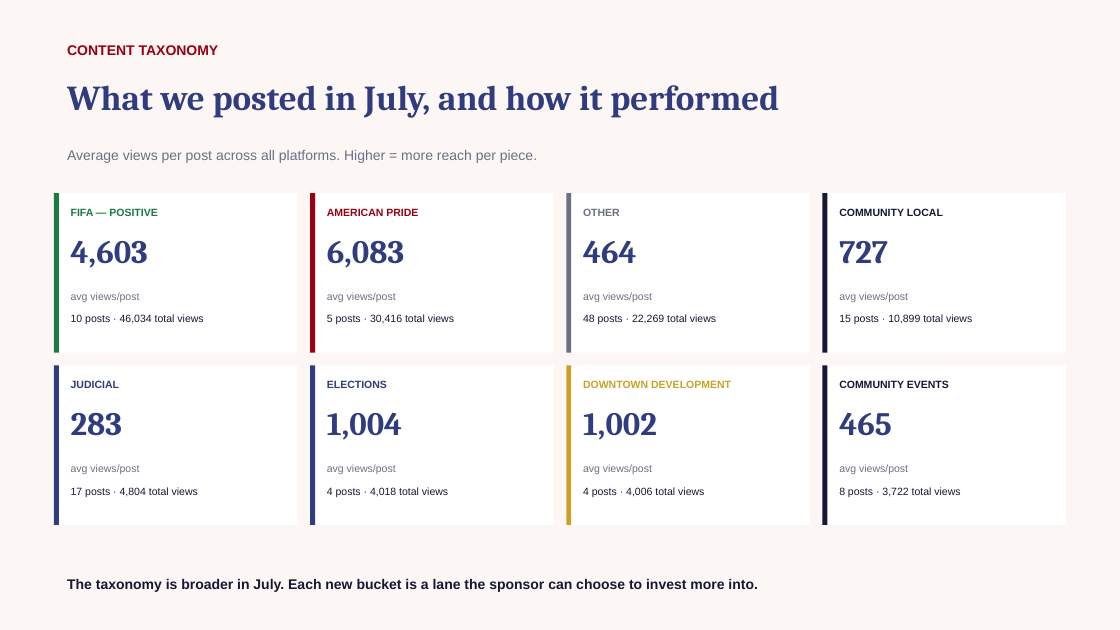
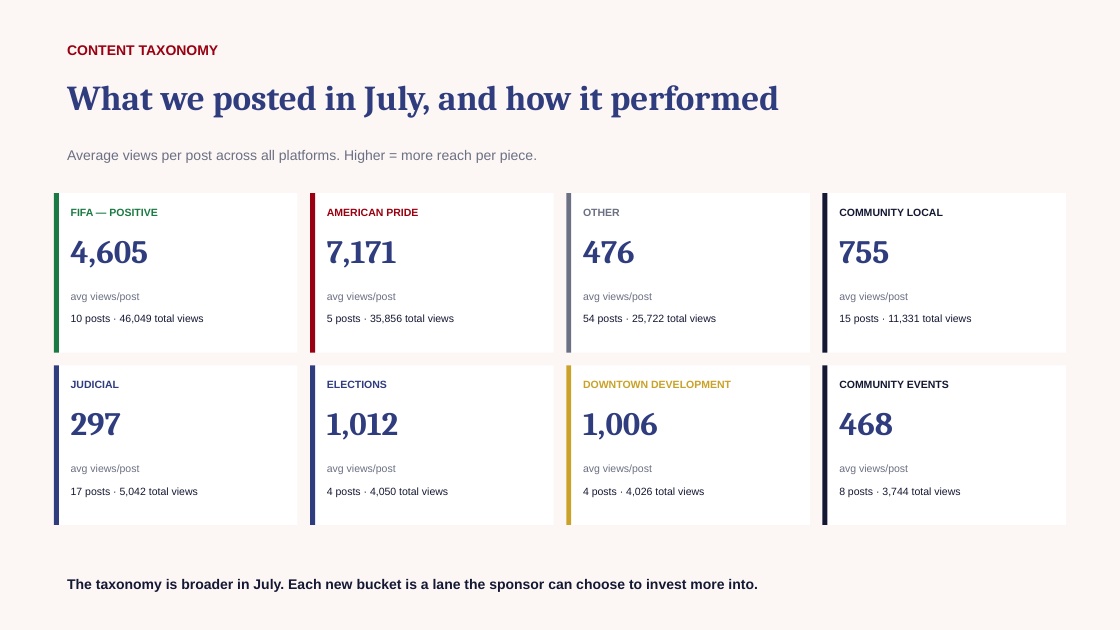
Before and after one commit to zvmmer/talking-downey-kpis, a slide deck: slide 4 of MONTHLY_REPORT_2026-07.pptx. Drawn at 1120x630 pixels with LibreOffice and Linux fonts; fonts in the diff are those of the drawing. Boxes give left, top, right and bottom in pixels: in the first picture for what was removed or moved away, otherwise in the second. Text is boxed around its words. In the diff, an @@ line names an element or a change of style, - is before the commit and + after.

```diff
--- a/MONTHLY_REPORT_2026-07.pptx
+++ b/MONTHLY_REPORT_2026-07.pptx
@@ text at (71, 241, 149, 268): text changed @@
-4,603
+4,605
@@ text at (327, 241, 397, 268): text changed @@
-6,083
+7,171
@@ text at (583, 241, 635, 264): text changed @@
-464
+476
@@ text at (839, 241, 889, 264): text changed @@
-727
+755
@@ text at (71, 314, 203, 324): text changed @@
-10 posts · 46,034 total views
+10 posts · 46,049 total views
@@ text at (327, 314, 454, 324): text changed @@
-5 posts · 30,416 total views
+5 posts · 35,856 total views
@@ text at (583, 314, 716, 324): text changed @@
-48 posts · 22,269 total views
+54 posts · 25,722 total views
@@ text at (839, 314, 971, 324): text changed @@
-15 posts · 10,899 total views
+15 posts · 11,331 total views
@@ text at (71, 413, 121, 436): text changed @@
-283
+297
@@ text at (327, 413, 398, 440): text changed @@
-1,004
+1,012
@@ text at (583, 413, 658, 440): text changed @@
-1,002
+1,006
@@ text at (839, 413, 893, 436): text changed @@
-465
+468
@@ text at (71, 487, 198, 497): text changed @@
-17 posts · 4,804 total views
+17 posts · 5,042 total views
@@ text at (327, 487, 448, 497): text changed @@
-4 posts · 4,018 total views
+4 posts · 4,050 total views
@@ text at (583, 487, 704, 497): text changed @@
-4 posts · 4,006 total views
+4 posts · 4,026 total views
@@ text at (839, 487, 960, 497): text changed @@
-8 posts · 3,722 total views
+8 posts · 3,744 total views
```
Also in this commit, not shown: 4 other slides changed, 5 other files.
